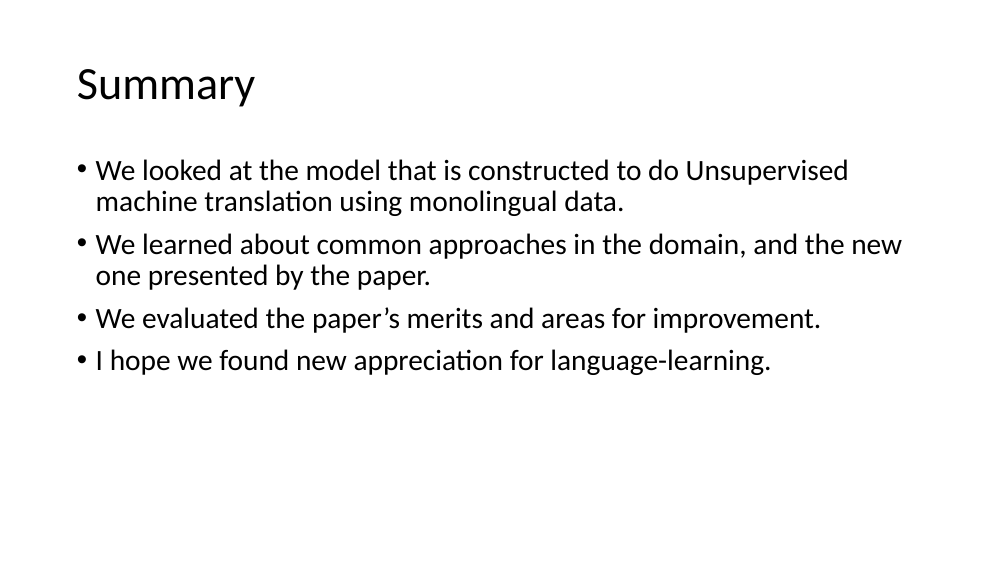
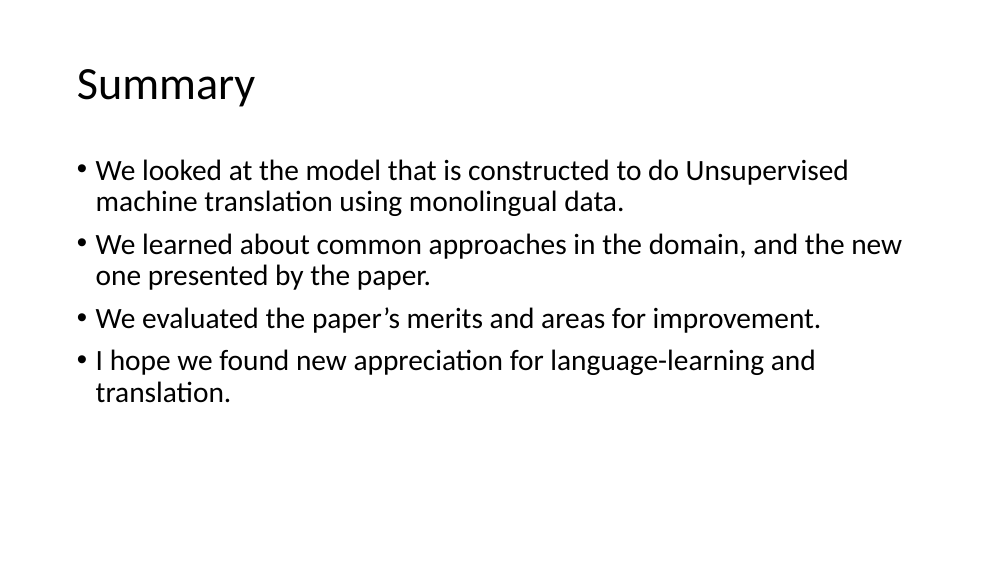
Before and after one commit to kensekense/unige, a slide deck: slide 20 of research_design/assignment1/Presentation_Ning_Tien-Tso.pptx (slide 18 before the commit). Drawn at 1008x567 pixels with LibreOffice and Linux fonts; fonts in the diff are those of the drawing. Boxes give left, top, right and bottom in pixels: in the first picture for what was removed or moved away, otherwise in the second. Text is boxed around its words. In the diff, an @@ line names an element or a change of style, - is before the commit and + after.

```diff
--- a/research_design/assignment1/Presentation_Ning_Tien-Tso.pptx
+++ b/research_design/assignment1/Presentation_Ning_Tien-Tso.pptx
@@ text at [96, 349, 816, 403]: text changed @@
-• I hope we found new appreciation for language-learning.
+• I hope we found new appreciation for language-learning and translation.
```
Also in this commit, not shown: 9 other slides changed, 5 slides added, 2 slides removed, 1 other file.
